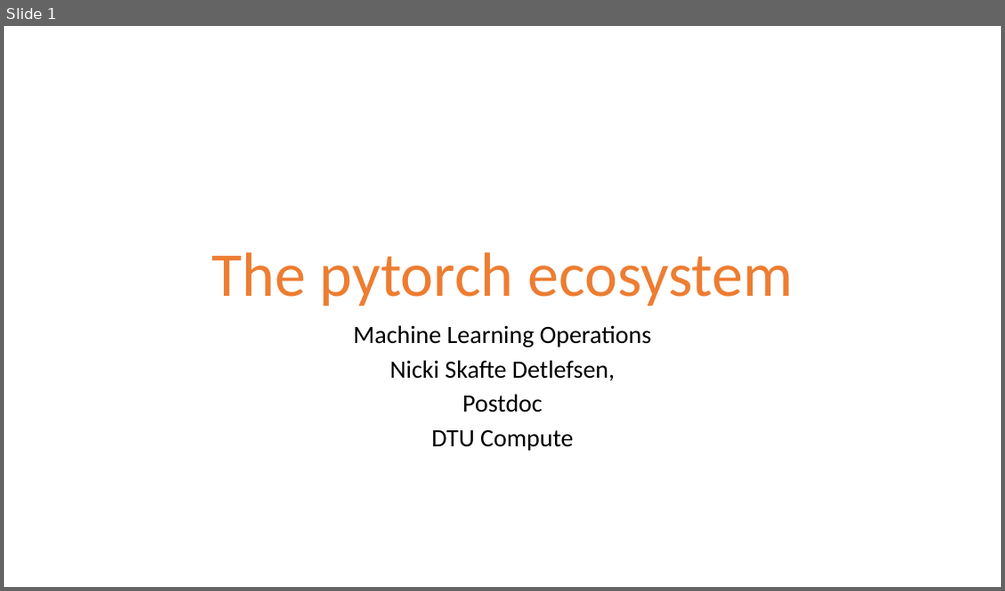
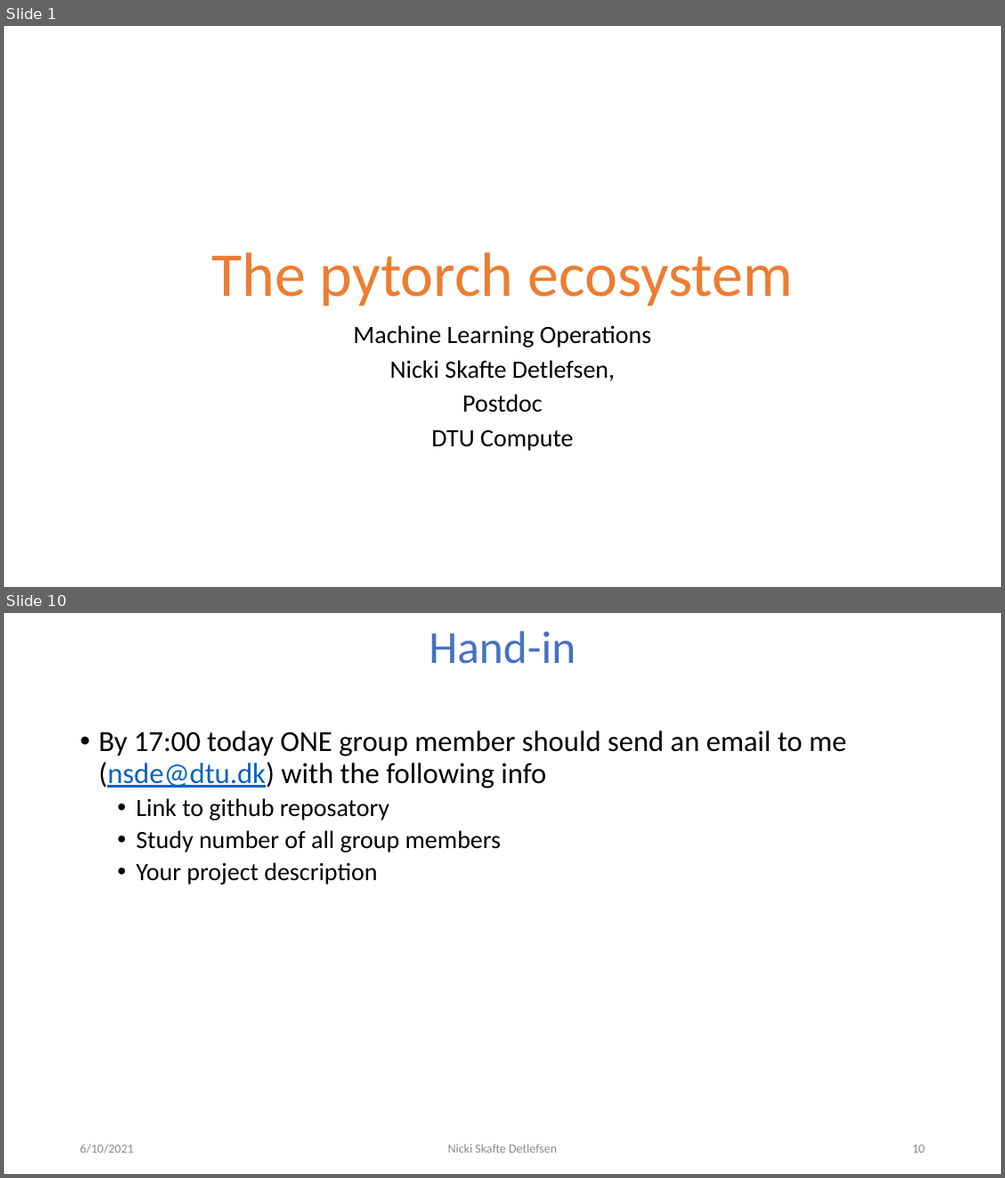
Before and after one commit to DeepEasterbunny/dtu_mlops, a slide deck: 05_project_overview/The_pytorch_ecosystem.pptx. Shown one above the other, each under a label of ours: slide 1 before the commit, slides 1 and 10 after it; the slides between them are not shown. The pictures are 1005x591 and 1005x1178 pixels, drawn with LibreOffice and Linux fonts; fonts in the diff are those of the drawing; background and template pictures are left out. Boxes give left, top, right and bottom in pixels: in the first picture for what was removed or moved away, otherwise in the second. Text is boxed around its words. In the diff, an @@ line names an element or a change of style, - is before the commit and + after.

```diff
--- a/05_project_overview/The_pytorch_ecosystem.pptx
+++ b/05_project_overview/The_pytorch_ecosystem.pptx
@@ slide 10 added at box(4, 613, 1001, 1174), background #FFFFFF @@
@@ title added at box(429, 631, 575, 664), 44 pt, text #4472C4 @@
+Hand-in
@@ text added at box(98, 730, 846, 884), 28 pt, text #000000 @@
+• By 17:00 today ONE group member should send an email to me (nsde@dtu.dk) with the following info
+  • Link to github reposatory
+  • Study number of all group members
+  • Your project description
@@ text added at box(80, 1143, 133, 1153), 12 pt, text #8C8C8C @@
+6/10/2021
@@ text added at box(448, 1143, 557, 1152), 12 pt, text #8C8C8C @@
+Nicki Skafte Detlefsen
@@ page number added at box(912, 1144, 924, 1152), 12 pt, text #8C8C8C @@
+10
```
Also in this commit, not shown: 8 slides changed, 2 other slides added, 2 other files.
